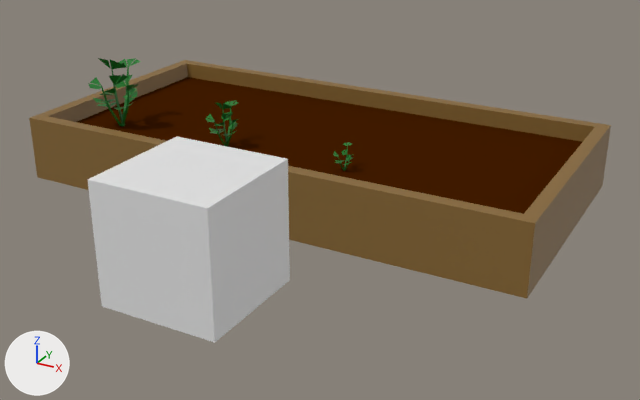
The Blender file stuff/Plants/Herbs/Parsley/Model/Parsley.blend as it was, and as the next commit left it.
One viewpoint serves both versions: a 50 mm camera at (10.31, -9.36, 5.37) aimed at (4.84, 0.58, 0.41). Arrows for +X, +Y and +Z are at lower left; the lights stay in place.

Script lines for the objects in view, before the commit:
```python
me_cube_003 = bpy.data.meshes.new('Cube.003')
me_cube_003.from_pydata(...)  # a box spanning x -1.0..1.0, y -1.0..1.0, z -1.0..1.0
me_cube_016 = bpy.data.meshes.new('Cube.016')
me_cube_016.from_pydata(...)  # 16 vertices, 13 faces; spans x 0.0..8.0, y 0.0..4.0, z 0.0..1.0
# faces by material slot: [12, 1]
me_cube_016.materials.append(mat_wood)  # brown #886732
me_cube_016.materials.append(mat_ground)  # brown #421c00
me_cylinder_016 = bpy.data.meshes.new('Cylinder.016')
me_cylinder_016.from_pydata(...)  # 102 vertices, 49 faces; spans x -0.135..0.153, y -0.149..0.189, z -0.002..0.368
me_cylinder_016.materials.append(mat_grass_green)  # dark green #09741f
me_cylinder_017 = bpy.data.meshes.new('Cylinder.017')
me_cylinder_017.from_pydata(...)  # 136 vertices, 66 faces; spans x -0.243..0.249, y -0.262..0.34, z 0.001..0.788
me_cylinder_017.materials.append(mat_grass_green)  # dark green #09741f
me_cylinder_018 = bpy.data.meshes.new('Cylinder.018')
me_cylinder_018.from_pydata(...)  # 136 vertices, 66 faces; spans x -0.39..0.382, y -0.43..0.515, z 0.0..1.231
me_cylinder_018.materials.append(mat_grass_green)  # dark green #09741f
ob_average_parsley_002 = bpy.data.objects.new('Average Parsley.002', me_cylinder_017)
ob_average_parsley_002.location = (3.0, 1.0, 0.72)
ob_bed_lowpolly = bpy.data.objects.new('Bed Lowpolly', me_cube_016)
ob_bed_lowpolly.location = (0.0, 0.0, 0.0)
ob_big_parsley_002 = bpy.data.objects.new('Big Parsley.002', me_cylinder_018)
ob_big_parsley_002.location = (1.0, 1.0, 0.72)
ob_placesize = bpy.data.objects.new('PlaceSize', me_cube_003)
ob_placesize.location = (4.98, -2.46, 1.22)
ob_placesize.scale = (0.74, 0.74, 0.74)
ob_small_parsley_002 = bpy.data.objects.new('Small Parsley.002', me_cylinder_016)
ob_small_parsley_002.location = (5.0, 1.0, 0.72)
```
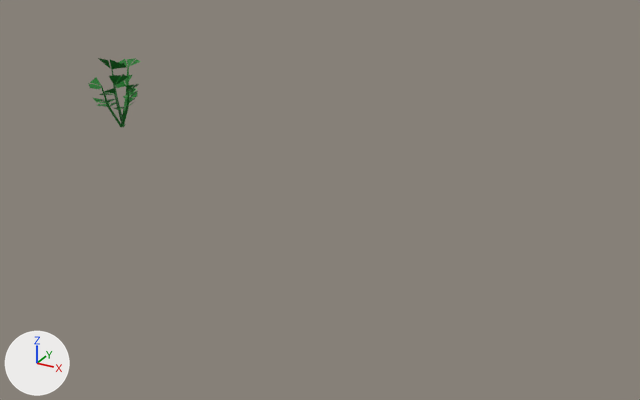
The newer file is also turned or shifted as a whole; pictures and numbers use the older file's frame.

Patch to the scene script:
```diff
--- a/stuff/Plants/Herbs/Parsley/Model/Parsley.blend.py
+++ b/stuff/Plants/Herbs/Parsley/Model/Parsley.blend.py
@@ ob_placesize @@
-ob_placesize = bpy.data.objects.new('PlaceSize', me_cube_003)
-ob_placesize.location = (4.98, -2.46, 1.22)
-ob_placesize.scale = (0.74, 0.74, 0.74)
@@ ob_small_parsley_002 @@
-ob_small_parsley_002 = bpy.data.objects.new('Small Parsley.002', me_cylinder_016)
-ob_small_parsley_002.location = (5.0, 1.0, 0.72)
@@ ob_average_parsley_002 @@
-ob_average_parsley_002 = bpy.data.objects.new('Average Parsley.002', me_cylinder_017)
-ob_average_parsley_002.location = (3.0, 1.0, 0.72)
@@ ob_bed_lowpolly @@
-ob_bed_lowpolly = bpy.data.objects.new('Bed Lowpolly', me_cube_016)
-ob_bed_lowpolly.location = (0.0, 0.0, 0.0)
```

What differs and where, as boxes (x1, y1, x2, y2) in the pictures (640 x 400 px):
'Bed Lowpolly', deleted (brown): before (29, 60, 611, 298)
    faces in mat_wood (brown #886732): (29, 60, 611, 298)
    faces in mat_ground (brown #421c00): (77, 77, 582, 214)
'PlaceSize', deleted: before (87, 137, 290, 343)
'Average Parsley.002', deleted (green): before (206, 101, 239, 147)
'Small Parsley.002', deleted: before (333, 142, 354, 171)
